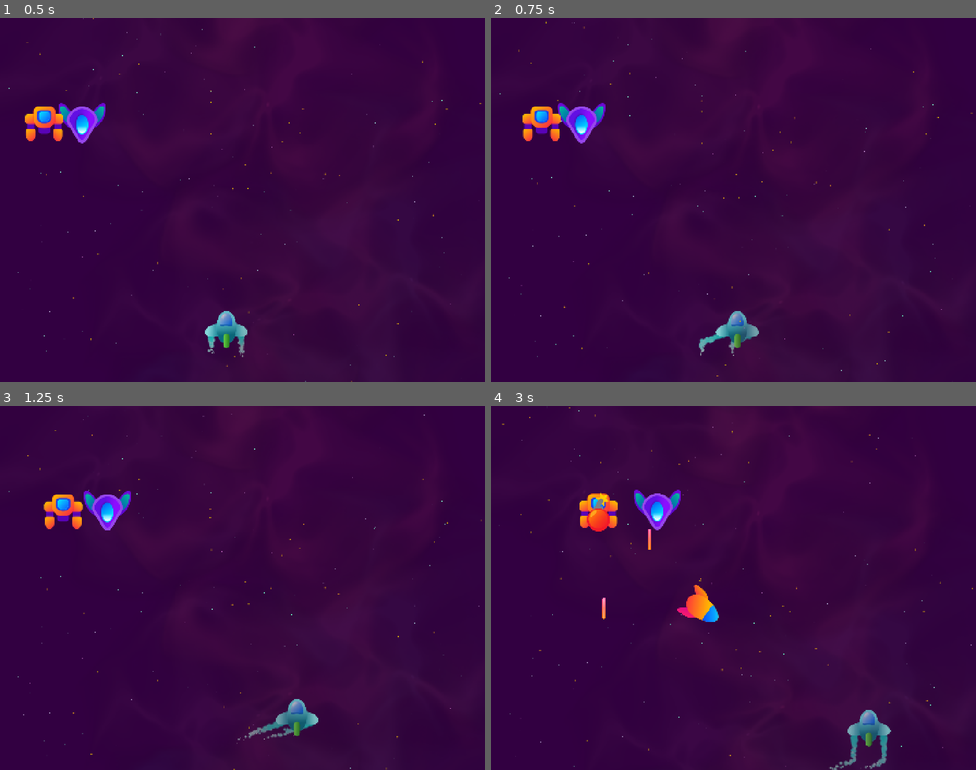
Above: before the commit, frames 1-4 (two rows, left to right).
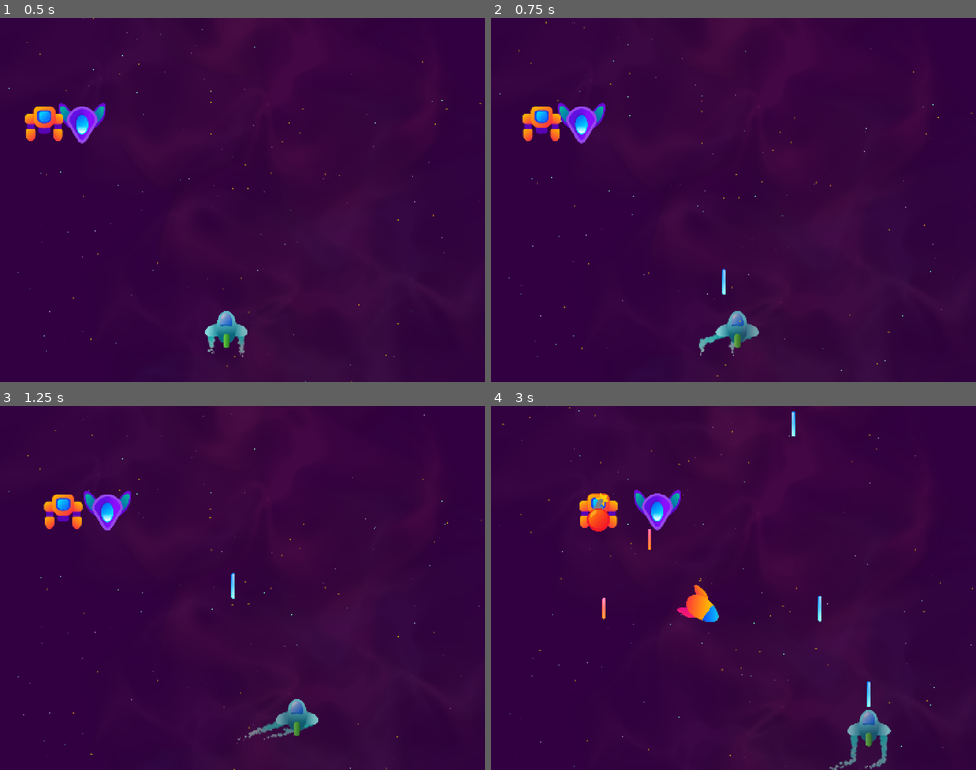
Above: after the commit, the same moments.

Repository: LHO-Developments/Godot-Projects
Game: Godot game, scene res://Scenes/Level/level.tscn
Same seed, same stepped clock (60 frames per second), same inputs: the game is played once before the commit and once after it. Sound files missing from this copy of the repository are replaced by a short silence.
Inputs:
- Up to frame 1 (0.5 s): no input
- Up to frame 2 (0.75 s): hold D (right) from 0.53 s (still down); tap Space (shoot) at 0.6 s
- Up to frame 3 (1.25 s): keep holding D (right)
- Up to frame 4 (3 s): release D (right) at 1.28 s; hold S (down) 1.28-2.03 s; tap Space (shoot) at 1.35, 2.3, 2.85 s; hold D (right) 2.03-2.78 s; hold T (test) 2.03-2.78 s; hold W (up) from 2.78 s (still down)

Frame 1 is identical in both runs. In frame 2, less than 0.1% of the frame differs, in the area x 47-49%, y 68-76%; in frame 3, less than 0.1%; in frame 4, 0.2%, in the area x 62-79%, y 1-83%.

Commit message:
Add player shooter

Diff:
--- a/Space Ace/space-ace/Classes/ScenePool.gd
+++ b/Space Ace/space-ace/Classes/ScenePool.gd
@@ -1,7 +1,7 @@
 extends  RefCounted;
 class_name ScenePool;
 
-const DEBUG_POOL: bool = true
+const DEBUG_POOL: bool = false
 
 
 var number_active: int:
--- /dev/null
+++ b/Space Ace/space-ace/Component/Shooter/ManualShooter/ManualShooter.gd
@@ -0,0 +1,10 @@
+extends Node2D
+
+
+@export var projectile_scene: PackedScene
+@export var input_shoot: String = "shoot"
+
+
+func _unhandled_input(event: InputEvent) -> void:
+	if event.is_action_pressed(input_shoot):
+		SignalHub.emit_spawn_pool_object(global_position, projectile_scene)
--- /dev/null
+++ b/Space Ace/space-ace/Component/Shooter/ManualShooter/ManualShooter.tscn
@@ -0,0 +1,6 @@
+[gd_scene format=3 uid="uid://boyyskfj358lw"]
+
+[ext_resource type="Script" uid="uid://dmsga72jknadv" path="res://Component/Shooter/ManualShooter/ManualShooter.gd" id="1_kv0br"]
+
+[node name="ManualShooter" type="Node2D" unique_id=1783303290]
+script = ExtResource("1_kv0br")
--- a/Space Ace/space-ace/Scenes/Shooter/Shooter.tscn
+++ b/Space Ace/space-ace/Component/Shooter/Shooter/Shooter.tscn
@@ -1,6 +1,6 @@
 [gd_scene format=3 uid="uid://dohkr64ph6bq"]
 
-[ext_resource type="Script" uid="uid://cypy18welxuvg" path="res://Scenes/Shooter/Shooter.gd" id="1_081au"]
+[ext_resource type="Script" uid="uid://cypy18welxuvg" path="res://Component/Shooter/Shooter/Shooter.gd" id="1_081au"]
 
 [node name="Shooter" type="Node2D" unique_id=402735415]
 script = ExtResource("1_081au")
--- a/Space Ace/space-ace/Scenes/Enemy/EnemyBase.tscn
+++ b/Space Ace/space-ace/Scenes/Enemy/EnemyBase.tscn
@@ -1,7 +1,7 @@
 [gd_scene format=3 uid="uid://bvglwn07kxrxp"]
 
 [ext_resource type="Script" uid="uid://bqp26fegli8yg" path="res://Scenes/Enemy/EnemyBase.gd" id="1_t2bgb"]
-[ext_resource type="PackedScene" uid="uid://dohkr64ph6bq" path="res://Scenes/Shooter/Shooter.tscn" id="2_klqhl"]
+[ext_resource type="PackedScene" uid="uid://dohkr64ph6bq" path="res://Component/Shooter/Shooter/Shooter.tscn" id="2_klqhl"]
 
 [node name="EnemyBase" type="PathFollow2D" unique_id=330623592]
 rotates = false
--- a/Space Ace/space-ace/Scenes/Player/Player.tscn
+++ b/Space Ace/space-ace/Scenes/Player/Player.tscn
@@ -3,6 +3,8 @@
 [ext_resource type="PackedScene" uid="uid://bo3gnni0lowo6" path="res://Scenes/PlayerThrust/PlayerThrust.tscn" id="1_h54ih"]
 [ext_resource type="Texture2D" uid="uid://bhcn17efdadjl" path="res://Asset/Images/player.png" id="1_s0eop"]
 [ext_resource type="PackedScene" uid="uid://dbcp152uveyfj" path="res://Component/Movement/PlayerMovement.tscn" id="2_ft8w5"]
+[ext_resource type="PackedScene" uid="uid://boyyskfj358lw" path="res://Component/Shooter/ManualShooter/ManualShooter.tscn" id="4_ude3g"]
+[ext_resource type="PackedScene" uid="uid://cdx1hlyeam1ol" path="res://Scenes/Projectile/PlayerLaser.tscn" id="5_jmcll"]
 
 [node name="Player" type="Node2D" unique_id=1328625762 groups=["player"]]
 
@@ -16,3 +18,7 @@
 texture = ExtResource("1_s0eop")
 
 [node name="PlayerMovement" parent="." unique_id=1664785957 instance=ExtResource("2_ft8w5")]
+
+[node name="ManualShooter" parent="." unique_id=1783303290 instance=ExtResource("4_ude3g")]
+position = Vector2(0, -82)
+projectile_scene = ExtResource("5_jmcll")
--- a/Space Ace/space-ace/Scenes/Projectile/PlayerLaser.tscn
+++ b/Space Ace/space-ace/Scenes/Projectile/PlayerLaser.tscn
@@ -14,8 +14,8 @@
 rect = Rect2(-10, -42, 20, 83)
 
 [node name="LifeTimer" parent="." index="2" unique_id=1617951205]
-wait_time = 0.15
+wait_time = 6.0
 
 [node name="Mover" parent="." index="3" unique_id=1340264163 instance=ExtResource("3_0fhu1")]
-speed = 200.0
+speed = 500.0
 direction = Vector2(0, -1)
Not shown, added: Space Ace/space-ace/Component/Shooter/ManualShooter/ManualShooter.gd.uid
Renamed: Space Ace/space-ace/Scenes/Shooter/Shooter.gd -> Space Ace/space-ace/Component/Shooter/Shooter/Shooter.gd
Renamed: Space Ace/space-ace/Scenes/Shooter/Shooter.gd.uid -> Space Ace/space-ace/Component/Shooter/Shooter/Shooter.gd.uid
